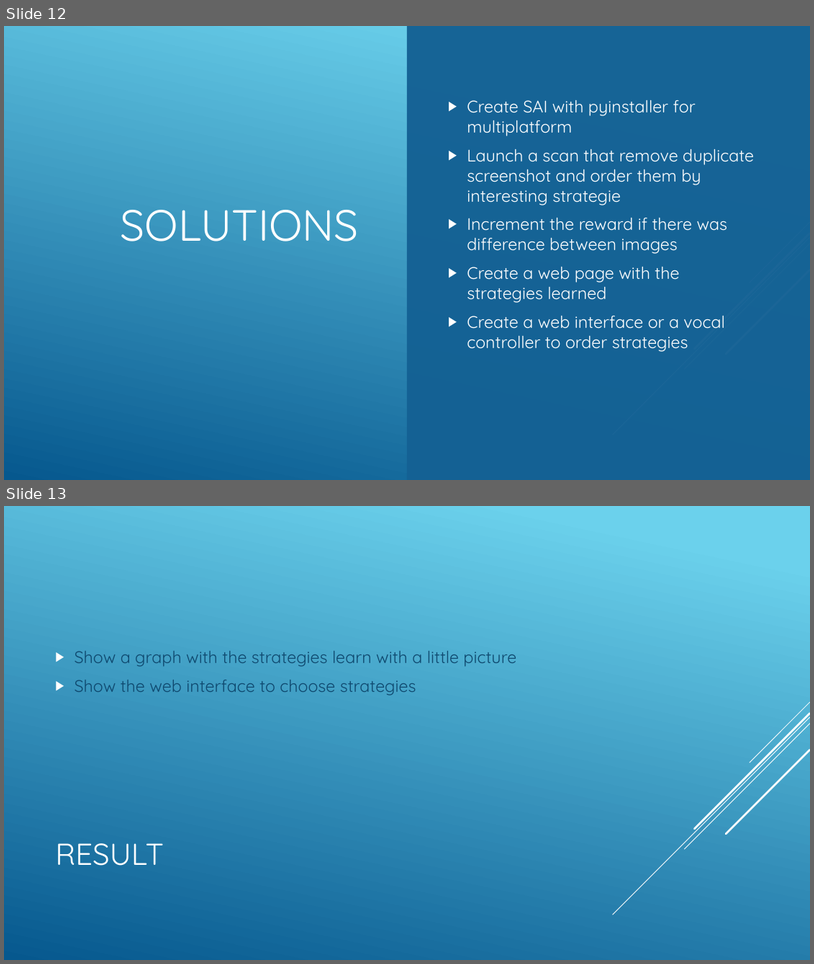
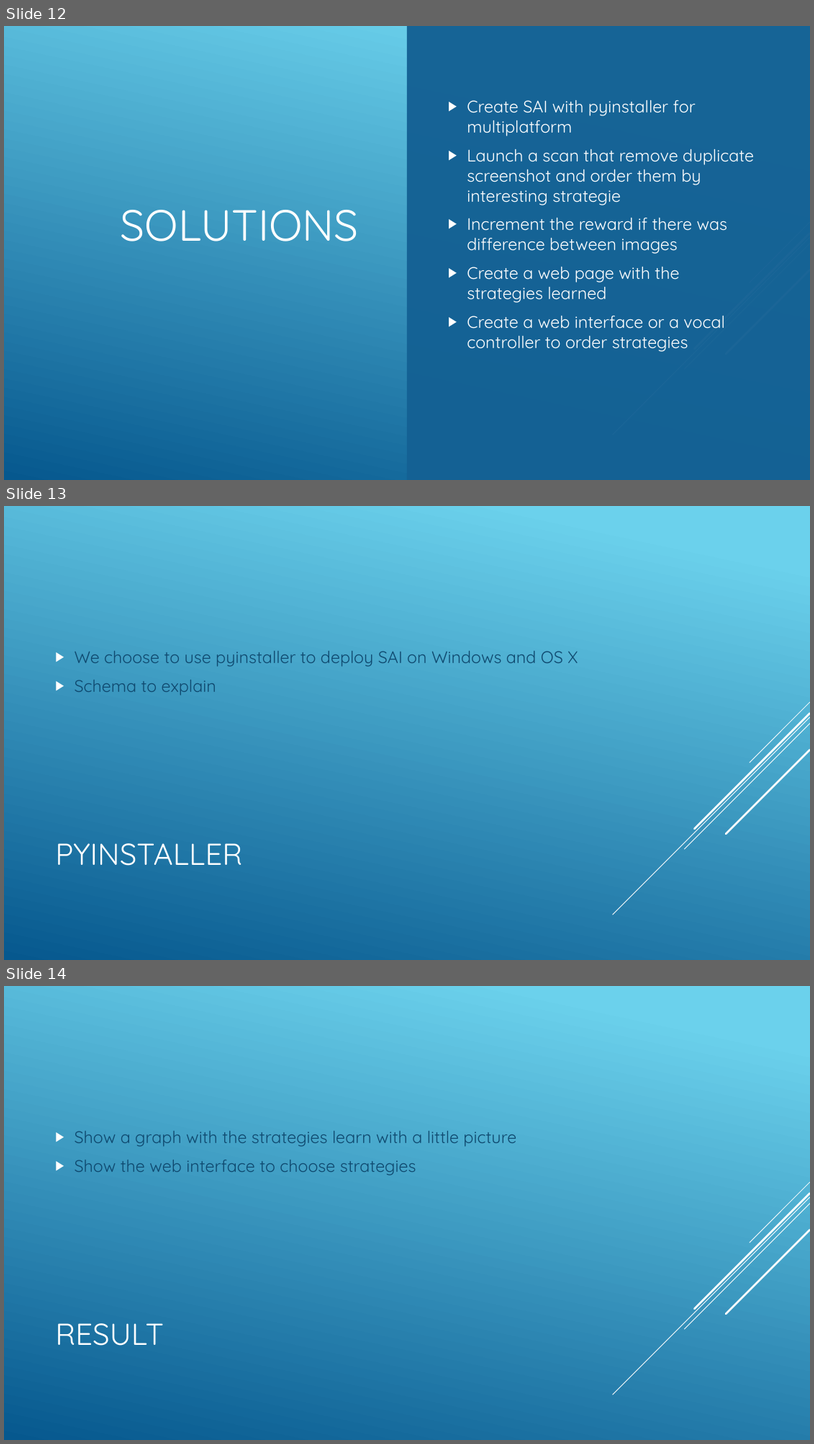
Before and after one commit to jnguyen1192/SIA, a slide deck: SAI_presentation.pptx. Shown one above the other, each under a label of ours: slides 12 and 13 before the commit, slides 12, 13 and 14 after it. The pictures are 814x964 and 814x1444 pixels, drawn with LibreOffice and Linux fonts; fonts in the diff are those of the drawing. Boxes give left, top, right and bottom in pixels: in the first picture for what was removed or moved away, otherwise in the second. Text is boxed around its words. In the diff, an @@ line names an element or a change of style, - is before the commit and + after.

Commit message:
#12 Solution with pyinstaller added on slides

```diff
--- a/SAI_presentation.pptx
+++ b/SAI_presentation.pptx
@@ slide 13 added at box(4, 506, 810, 960), background gradient #6ED2EB to #06588E; not listed: 5 template elements that a slide beside it also shows @@
@@ text added at box(75, 651, 578, 695), 20 pt, text #0F496F @@
+▶ We choose to use pyinstaller to deploy SAI on Windows and OS X
+▶ Schema to explain
@@ title added at box(55, 843, 242, 865), 36 pt, text #FFFFFF @@
+PYINSTALLER
@@ what was slide 13 is now slide 14 @@
```
